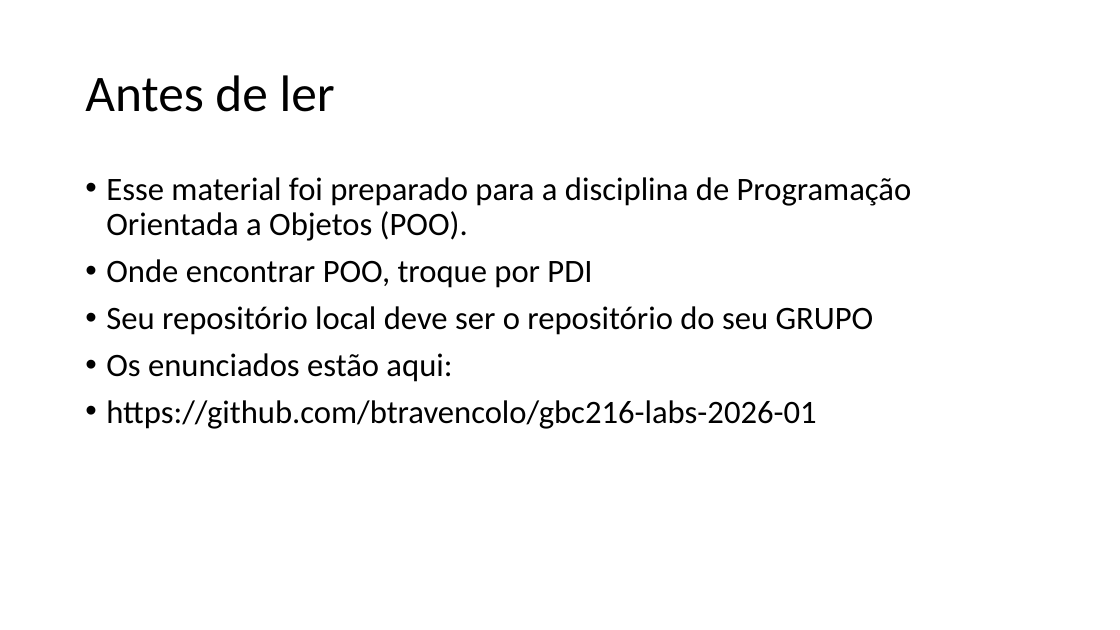
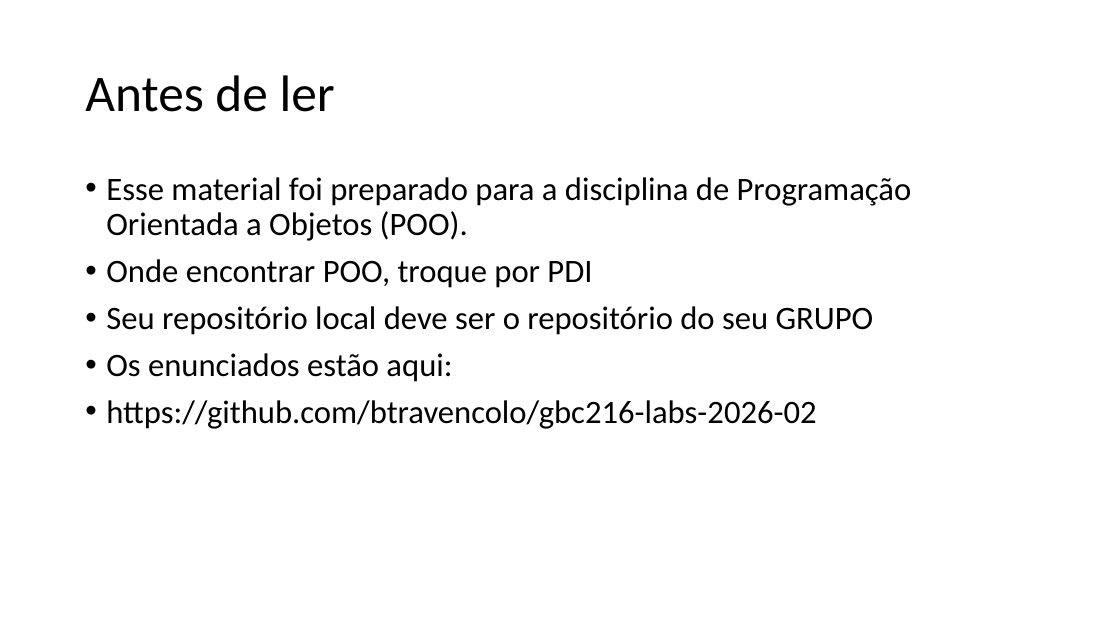
Before and after one commit to btravencolo/gbc216-labs-2026-02, a slide deck: slide 1 of Slides das aulas/Git Python Jupyter VSCode/GIT01 - Instalação e criação do repositório online e local.pptx. Drawn at 1120x630 pixels with LibreOffice and Linux fonts; fonts in the diff are those of the drawing. Boxes give left, top, right and bottom in pixels: in the first picture for what was removed or moved away, otherwise in the second. Text is boxed around its words. In the diff, an @@ line names an element or a change of style, - is before the commit and + after.

```diff
--- a/Slides das aulas/Git Python Jupyter VSCode/GIT01 - Instalação e criação do repositório online e local.pptx
+++ b/Slides das aulas/Git Python Jupyter VSCode/GIT01 - Instalação e criação do repositório online e local.pptx
@@ text at box(106, 400, 816, 429): text changed @@
-• https://github.com/btravencolo/gbc216-labs-2026-01
+• https://github.com/btravencolo/gbc216-labs-2026-02
```
Also in this commit, not shown: 1 other slide changed, 4 other files.
